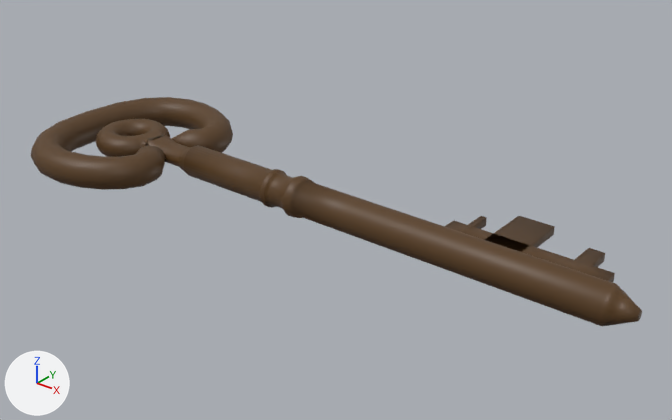
An edit to the Blender file Assets/Containers/key.blend, drawn before and after from the same camera.
Rendered twice from a camera (50 mm lens) standing at (1.131, -0.863, 0.535) and looking at (0.424, 0.021, -0.013). Arrows for +X, +Y and +Z are at lower left; the lights stay in place.
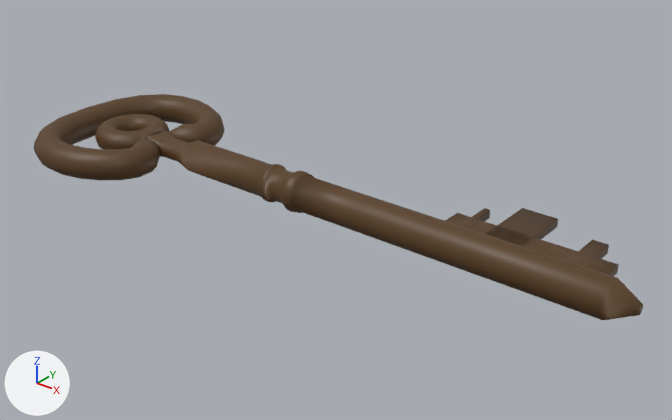
What changed in the scene script:
```text
Add me_beziercurve:
    me_beziercurve.from_pydata(...)  # 2072 vertices, 2061 faces; spans x -0.911..0.087, y -0.158..0.158, z -0.03..0.03
    me_beziercurve.polygons.foreach_set('use_smooth', [True] * 2061)
    me_beziercurve.materials.append(mat_key)  # brown #5a3e1f
Change ob_beziercurve:
    ob_beziercurve: bpy.data.objects.new('BezierCurve', cu_beziercurve) -> bpy.data.objects.new('BezierCurve', me_beziercurve)
    ob_beziercurve.location: (0.0, 0.0, 0.0) -> (-0.004, 0.0, 0.008)
    remove _m = ob_beziercurve.modifiers.new('Mirror', 'MIRROR')
    remove _m.use_axis = (False, True, False)
    ob_beziercurve.scale: (1.0, 1.0, 1.0) -> (0.944, 0.944, 0.944)
Remove ob_cylinder:
    ob_cylinder = bpy.data.objects.new('Cylinder', me_cylinder)
    ob_cylinder.location = (0.302, 0.0, 0.0)
    ob_cylinder.rotation_euler = (0.0, 1.571, 0.0)  # degrees (0, 90, 0)
    ob_cylinder.scale = (-0.0236, -0.0236, -0.0236)
Remove ob_cube:
    ob_cube = bpy.data.objects.new('Cube', me_cube_002)
    ob_cube.location = (0.667, 0.057, 0.0)
    ob_cube.scale = (0.0252, 0.0252, 0.0252)
```

Pixel boxes (x1, y1, x2, y2) of what changed, in the pictures (672 x 420 px):
'BezierCurve', reshaped, moved, rescaled, modifiers changed (200% wider, 141% taller): before (31, 97, 233, 190); after (34, 94, 643, 320)
'Cylinder', deleted (brown): before (96, 119, 642, 326)
'Cube', deleted (brown): before (444, 216, 615, 283)
